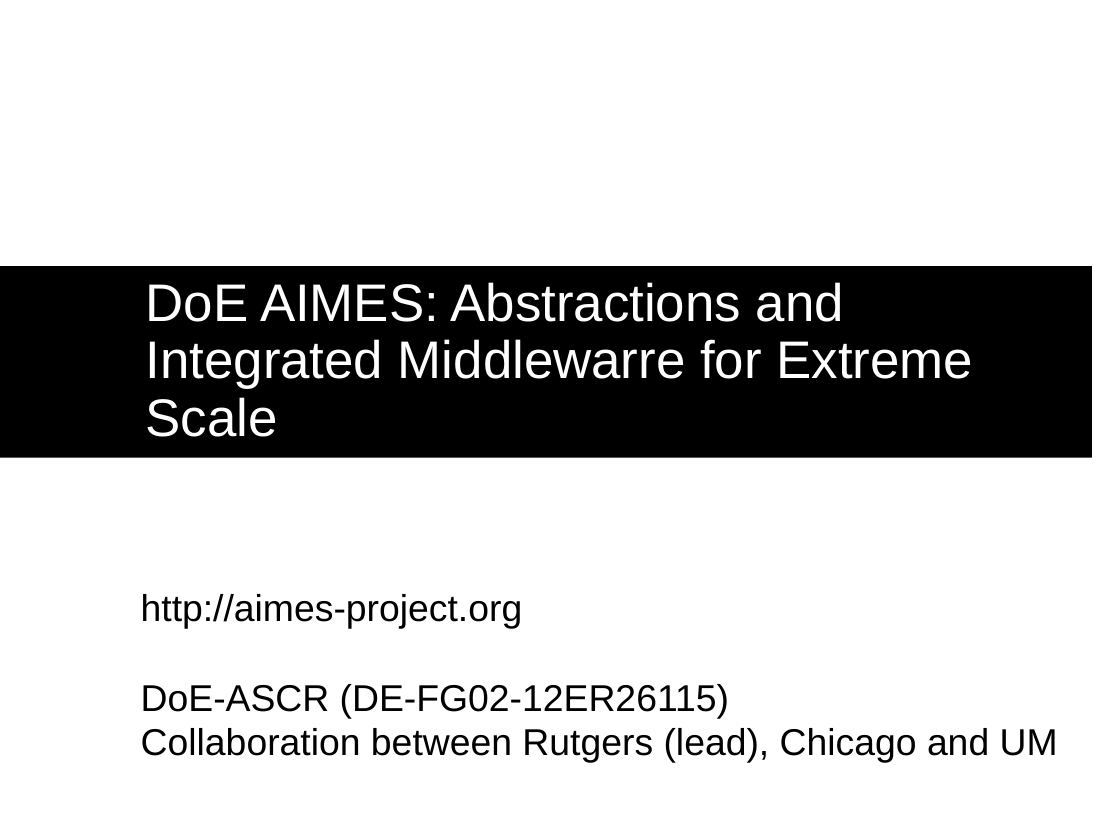
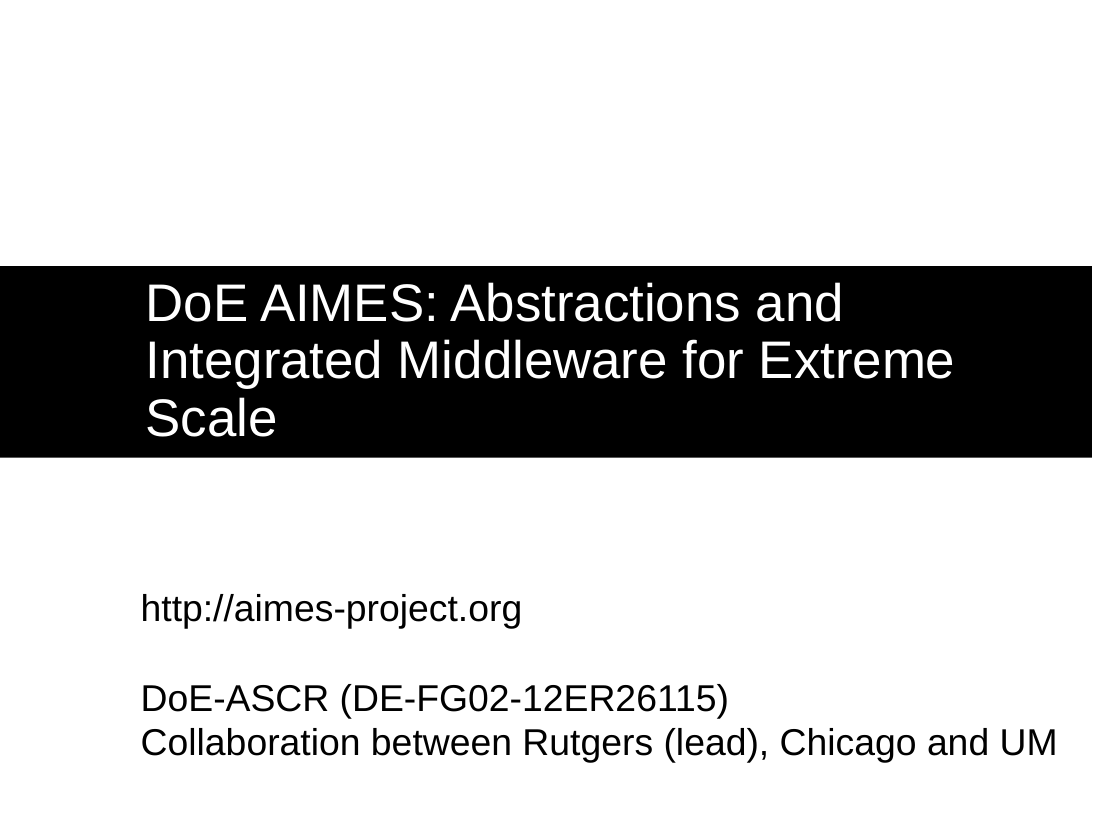
Before and after one commit to saga-project/presentations, a slide deck: slide 34 of bnl-pstar.ppt. Drawn at 1120x840 pixels with LibreOffice and Linux fonts; fonts in the diff are those of the drawing; background and template pictures are left out. Boxes give left, top, right and bottom in pixels: in the first picture for what was removed or moved away, otherwise in the second. Text is boxed around its words. In the diff, an @@ line names an element or a change of style, - is before the commit and + after.

```diff
--- a/bnl-pstar.ppt
+++ b/bnl-pstar.ppt
@@ text in rectangle at (x1=146, y1=282, x2=956, y2=437): text changed @@
-DoE AIMES: Abstractions and Integrated Middlewarre for Extreme Scale
+DoE AIMES: Abstractions and Integrated Middleware for Extreme Scale
```
Also in this commit, not shown: 5 other slides changed, 1 slide added, 1 slide removed.
